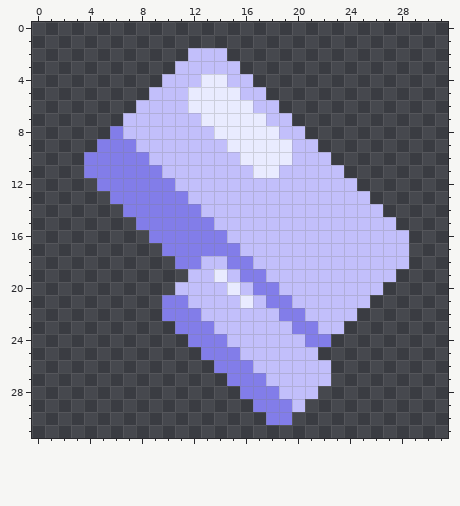
Pixel-art sprite -- assets/sprites/items/item-ice.png. The first picture shows the starting point.
The file is 32x32 pixels.
The same view after the edit:
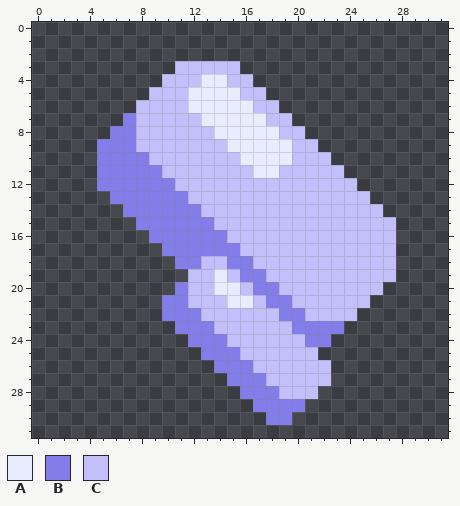
Palette (. is transparent): A #e9ebff  B #827de9  C #c2bffb
From the commit log: Updated snow and ice textures
Edits made:
Changed rows in their new state; - is an unchanged pixel.
first column x 12:
 2 ...
first column x 4:
 7 ---B
 8 ---B
10 .---
11 .---
first column x 11:
16 -----------------.
17 -----------------.
18 -----------------.
20 B--A--------------
21 ----A-------------
23 -----------BB-----
first column x 20:
29 B
